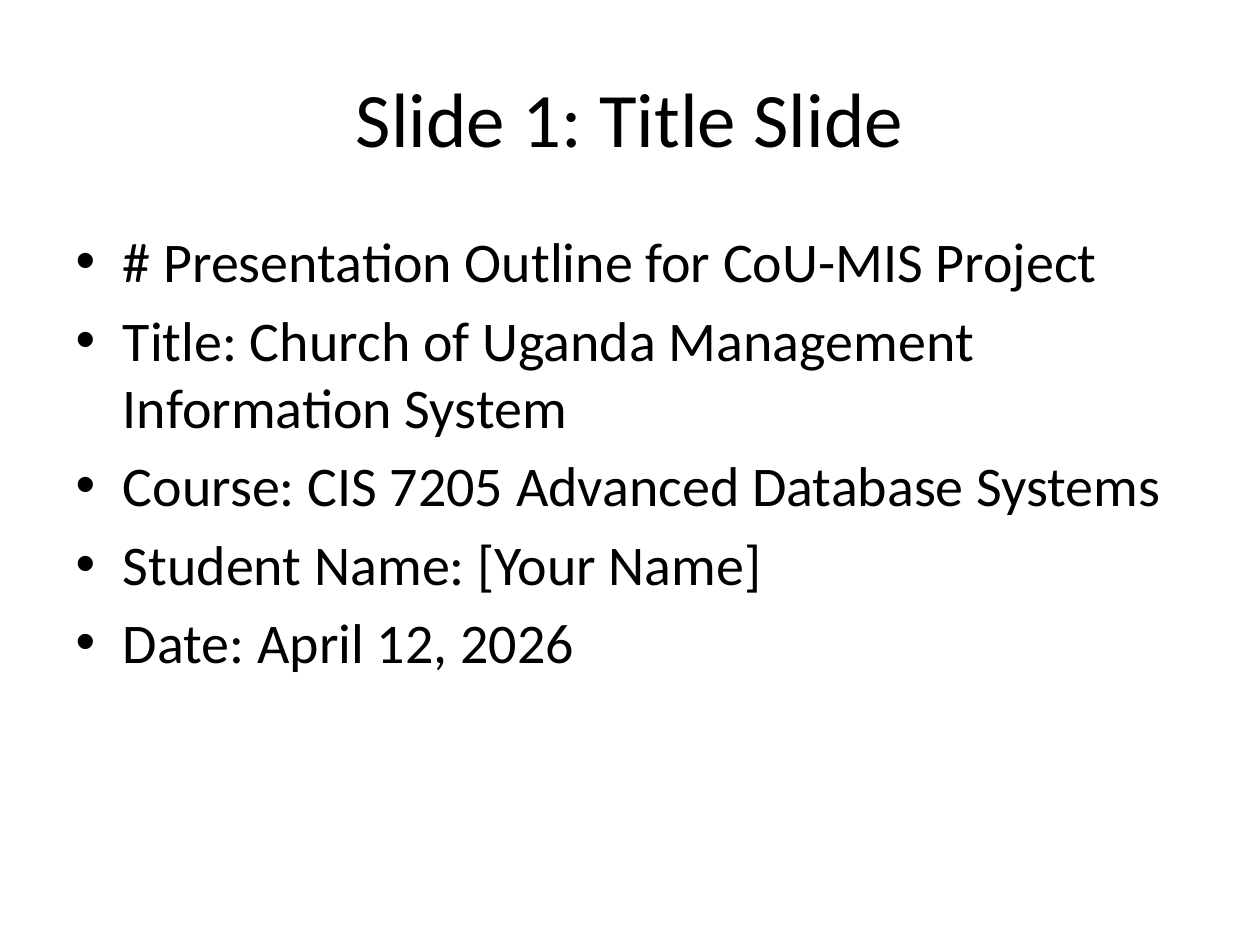
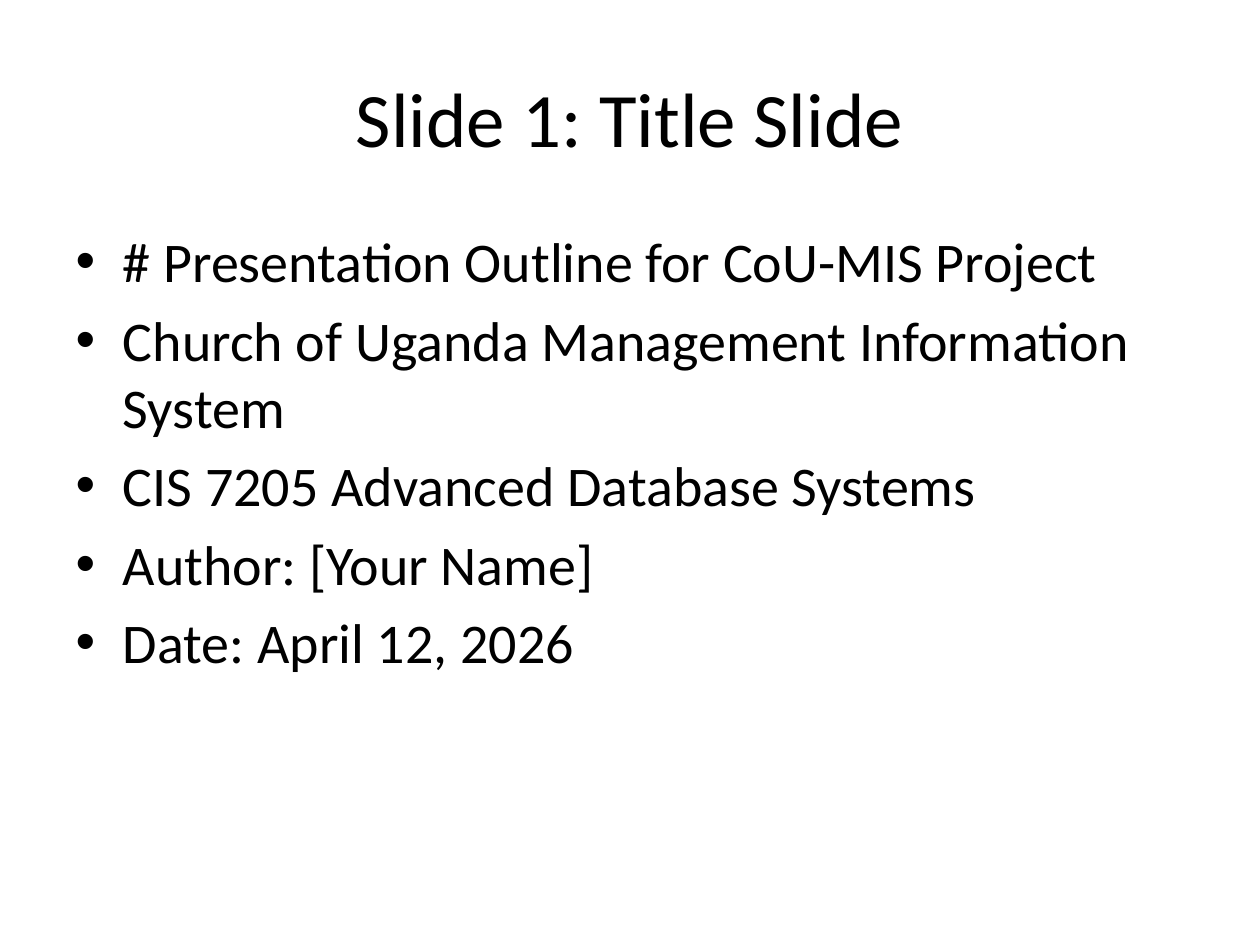
Before and after one commit to Icradle-Innovations-Ltd/cou-mis, a slide deck: slide 1 of Coursework/CoU-MIS_Presentation.pptx. Drawn at 1260x945 pixels with LibreOffice and Linux fonts; fonts in the diff are those of the drawing. Boxes give left, top, right and bottom in pixels: in the first picture for what was removed or moved away, otherwise in the second. Text is boxed around its words. In the diff, an @@ line names an element or a change of style, - is before the commit and + after.

Commit message:
Add PostgreSQL support and Railway deployment
Enable optional PostgreSQL backing and add deployment assets. server.js now uses pg Pool when DATABASE_URL is configured (falls back to in-memory data), adds DEFAULT_HOUSEHOLD_ID handling, input validation, and implements DB queries for members, sacraments, transactions, and summary endpoints. Added Dockerfile, .dockerignore, .env.example, and a Railway deployment guide; updated README and package.json (added pg). Inserted seed data into sql/schema.sql and included minor presentation/report/outline updates.

```diff
--- a/Coursework/CoU-MIS_Presentation.pptx
+++ b/Coursework/CoU-MIS_Presentation.pptx
@@ text at (x1=123, y1=322, x2=1128, y2=593): text changed @@
-• Title: Church of Uganda Management Information System
-• Course: CIS 7205 Advanced Database Systems
-• Student Name: [Your Name]
+• Church of Uganda Management Information System
+• CIS 7205 Advanced Database Systems
+• Author: [Your Name]
```
Also in this commit, not shown: 13 other slides changed, 1 slide added, 1 slide removed, 10 other files.
